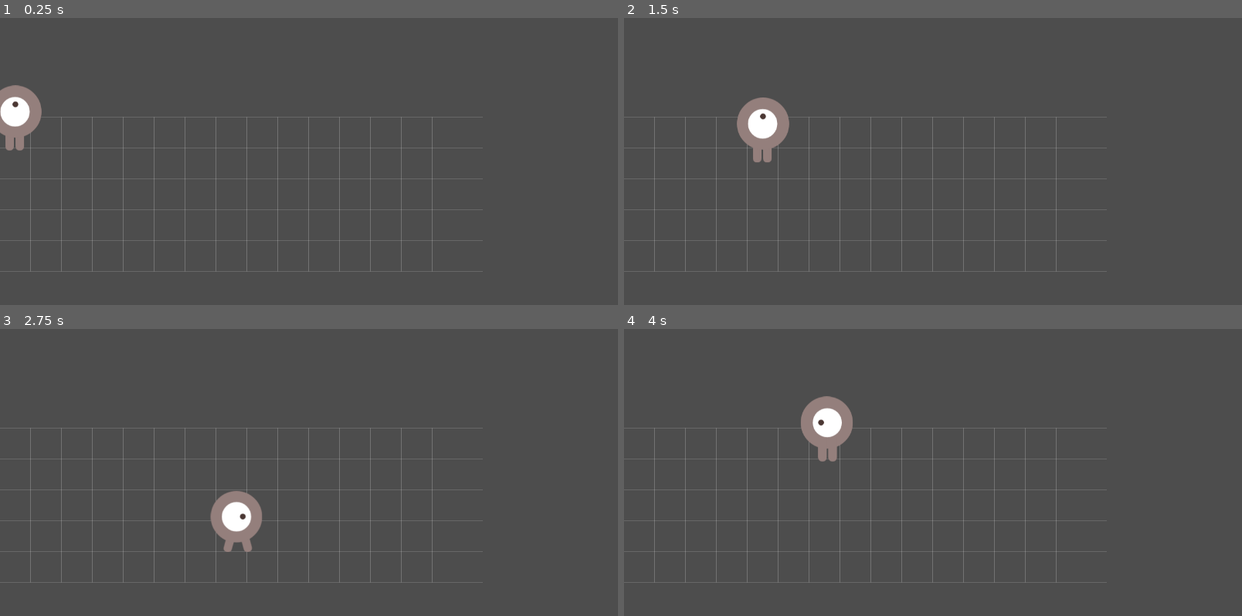
Above: before the commit, frames 1-4 (two rows, left to right).
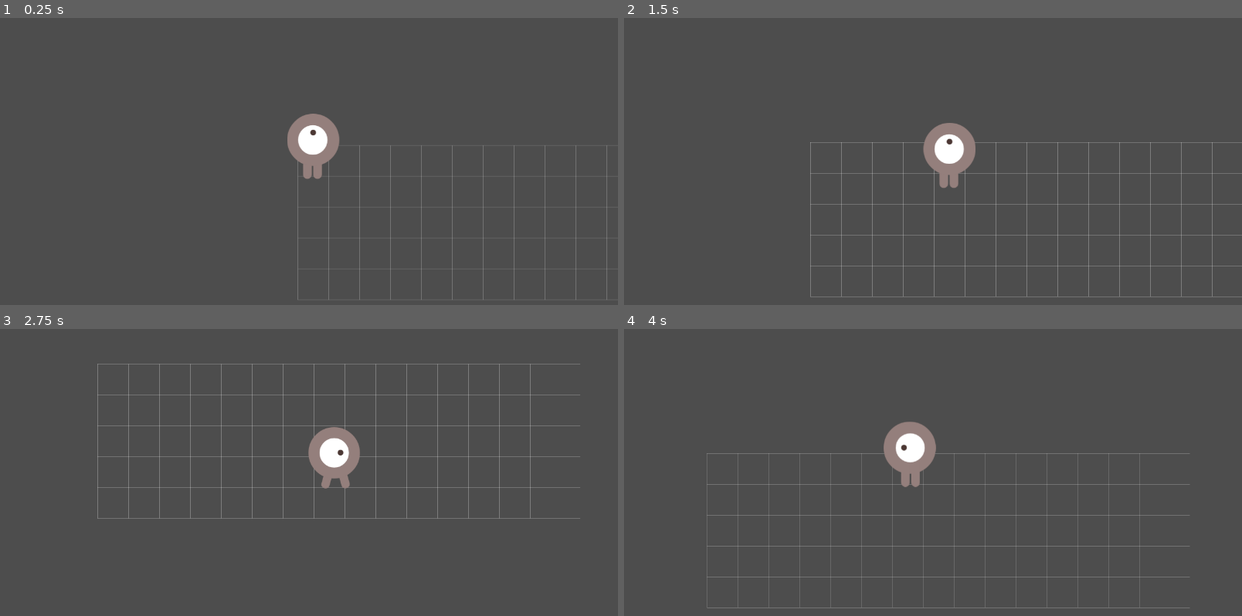
Above: after the commit, the same moments.

Repository: himanushi/godot-test
Game: Godot game, scene res://main.tscn
The game is run twice, just before and just after one commit, with the same random seed, the same clock (stepped at 60 frames per second) and the same inputs.
Inputs:
- Up to frame 1 (0.25 s): no input
- Up to frame 2 (1.5 s): hold Right (ui_right) 0.53-1.28 s; hold Down (ui_down) from 1.28 s (still down)
- Up to frame 3 (2.75 s): release Down (ui_down) at 2.03 s; hold Right (ui_right) from 2.03 s (still down)
- Up to frame 4 (4 s): release Right (ui_right) at 2.78 s; hold Up (ui_up) 2.78-3.53 s; hold Left (ui_left) from 3.53 s (still down)

The runs differ from the first frame. In frame 1, 5.3% of the frame differs, in the area x 0-99%, y 23-99%; in frame 2, 6.7%; in frame 3, 6.7%; in frame 4, 6.9%, in the area x 0-92%, y 23-98%.

Commit message:
fix: player.tscn

Diff:
--- a/srpg/characters/player.tscn
+++ b/srpg/characters/player.tscn
@@ -53,3 +53,8 @@
 [node name="CollisionShape2D" type="CollisionShape2D" parent="."]
 position = Vector2(0, 1)
 shape = SubResource("CapsuleShape2D_e618v")
+
+[node name="Camera2D" type="Camera2D" parent="."]
+enabled = true
+position_smoothing_enabled = true
+position_smoothing_speed = 5.0
